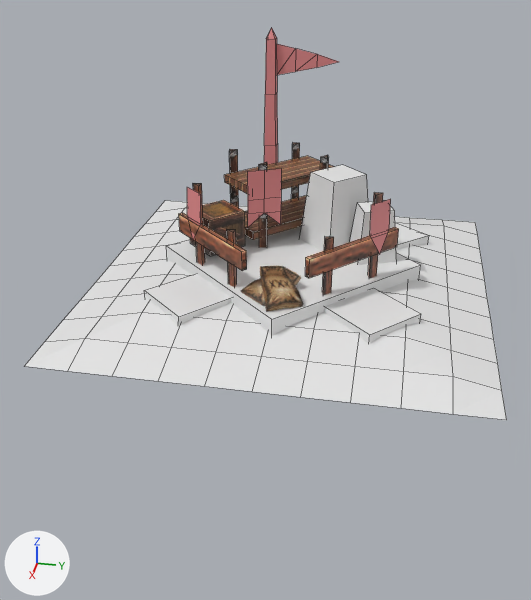
Two versions of the Blender file resources/buildings/foundationMedium.blend, one commit apart.
The view is the same before and after, from a camera (50 mm lens) standing at (3.4, 0.51, 1.77) and looking at (0.14, -0.11, -0.05). Lighting does not change. The marker at lower left points along +X, +Y and +Z. Mesh edges are drawn as thin lines on the coarser meshes.

Before the edit, the objects in view are built like this:
```python
me_cube_004 = bpy.data.meshes.new('Cube.004')
me_cube_004.from_pydata([(0.03, -1.41, -0.34), (0.03, -1.41, 0.26), (-1.41, -0.03, -0.34), (-1.41, -0.03, 0.26), (1.41, 0.03, -0.34), (1.41, 0.03, 0.26), (-0.03, 1.41, -0.34), (-0.03, 1.41, 0.26)], [], [(6, 7, 5, 4), (4, 5, 1, 0), (7, 3, 1, 5), (2, 3, 7, 6), (0, 1, 3, 2)])
me_cube_004.materials.append(mat_ground)  # its picture is missing
me_cube_069 = bpy.data.meshes.new('Cube.069')
me_cube_069.from_pydata([(-1.0, -1.0, -1.0), (-0.7, -0.7, 14.1), (-1.0, 1.0, -1.0), (-0.7, 0.7, 14.1), (1.0, -1.0, -1.0), (0.7, -0.7, 14.1), (1.0, 1.0, -1.0), (0.7, 0.7, 14.1)], [], [(0, 1, 3, 2), (2, 3, 7, 6), (6, 7, 5, 4), (4, 5, 1, 0), (7, 3, 1, 5)])
me_cube_069.materials.append(mat_humanbase)  # its picture is missing
me_grid = bpy.data.meshes.new('Grid')
me_grid.from_pydata(...)  # 121 vertices, 100 faces; spans x -1.0..1.0, y -1.0..1.0, z 0.0..0.09
me_grid.materials.append(mat_ground)  # its picture is missing
# before: 0 (1.0, -1.0, 0.0) at pixel (24, 366), 1 (1.0, -0.8, 0.0) at pixel (67, 371), 11 (0.8, -1.0, 0.0) at pixel (44, 341), 12 (0.8, -0.8, 0.04) at pixel (85, 338)
# before: 9 (1.0, 0.8, 0.0) at pixel (453, 414), 10 (1.0, 1.0, 0.0) at pixel (506, 419), 20 (0.8, 0.8, 0.04) at pixel (453, 376), 21 (0.8, 1.0, 0.0) at pixel (501, 390)
# before: 99 (-0.8, -1.0, 0.0) at pixel (155, 211), 100 (-0.8, -0.8, 0.04) at pixel (185, 207), 110 (-1.0, -1.0, 0.0) at pixel (165, 200), 111 (-1.0, -0.8, 0.0)
# before: 108 (-0.8, 0.8, 0.04) at pixel (444, 225), 109 (-0.8, 1.0, 0.0) at pixel (477, 234), 119 (-1.0, 0.8, 0.0) at pixel (442, 219), 120 (-1.0, 1.0, 0.0) at pixel (475, 222)
ob_block3 = bpy.data.objects.new('Block3', me_cube_004)
ob_block3.location = (0.441, 0.441, 0.0)
ob_block3.scale = (0.156, 0.156, 0.456)
ob_blockstack1 = bpy.data.objects.new('BlockStack1', me_cube_069)
ob_blockstack1.location = (-0.214, 0.204, 0.157)
ob_blockstack1.rotation_euler = (0.0, 0.0, -2.356)  # degrees (0, 0, -135)
ob_blockstack1.scale = (0.129, 0.144, 0.0262)
ob_grid = bpy.data.objects.new('Grid', me_grid)
ob_grid.location = (0.0, 0.0, 0.0)
# also in view: 'Crates' at (0.02, -0.38, 0.28); 'Fence2' at (0.3, 0.34, 0.33); 'Bag' at (0.45, -0.01, 0.2); 'Scaffolding1' at (-0.31, -0.1, 0.31); 'Flag2' at (0.2, 0.44, 0.42)
```
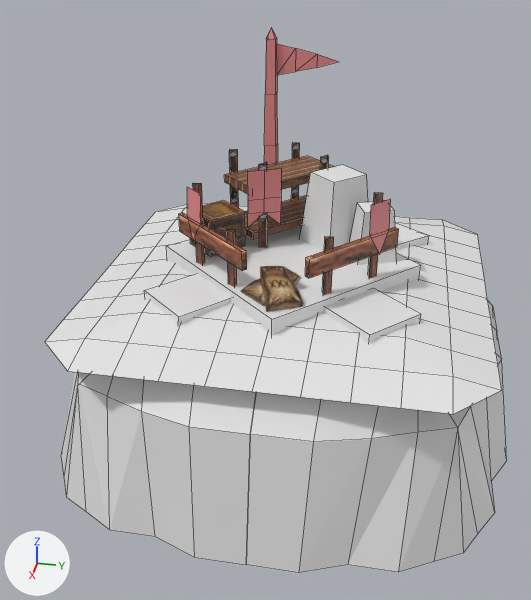
Commit message: More work on foundations

Pixel boxes [x1, y1, x2, y2] of what changed, in the pictures (531 x 600 px; the box of a moved part takes in the faces that stretch with it):
'Terrain_Dirt', added: after [61, 301, 507, 573]
'Grid', reshaped: before [25, 200, 507, 420]; after [45, 203, 502, 414]
part 1 of me_grid, moved or reshaped: before [25, 338, 85, 371]; after [45, 338, 85, 371]
part 2 of me_grid, moved or reshaped: before [453, 376, 507, 420]; after [453, 376, 501, 414]
part 3 of me_grid, moved or reshaped: before [157, 200, 187, 211]; after [160, 204, 187, 211]
part 4 of me_grid, moved or reshaped: [443, 220, 477, 235] in both

The change in detail:
Material 'Dirt' (mat_dirt) is new.
Its base color is (0.8, 0.8, 0.8) (white #e7e7e7).
me_grid has 121 vertices, 100 faces and spans x -1.0..1.0, y -1.0..1.0, z 0.0..0.09.
me_grid is used by ob_grid; location (0.0, 0.0, 0.0).
Verts and faces of me_grid; kept vertices keep their numbers, new ones are numbered from 121.
Part 1, on me_grid:
Vertices deleted: 0 (with the faces that use them).
New faces: (1, 12, 11).
Part 2, on me_grid:
Vertices deleted: 10 (with the faces that use them).
New faces: (9, 21, 20).
Part 3, on me_grid:
Vertices deleted: 110 (with the faces that use them).
New faces: (99, 100, 111).
Part 4, on me_grid:
Vertices deleted: 120 (with the faces that use them).
New faces: (108, 109, 119).
Mesh me_grid_002 is new.
It has 150 vertices, 119 faces and spans x -0.83..0.83, y -0.85..0.85, z -0.08..0.11.
It uses material mat_dirt (its picture is missing).
Object 'Terrain_Dirt' (ob_terrain_dirt) is new; it shows me_grid_002.
Its location is (0.0, 0.0, -0.418).
Its scale is (1.41, 1.41, 4.84).
